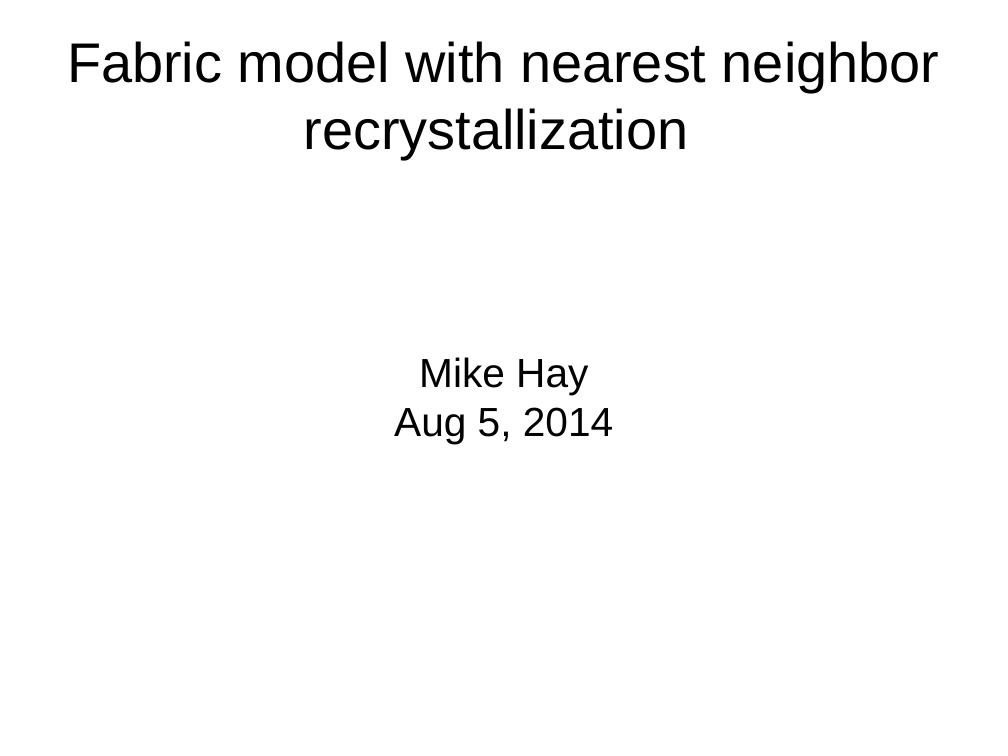
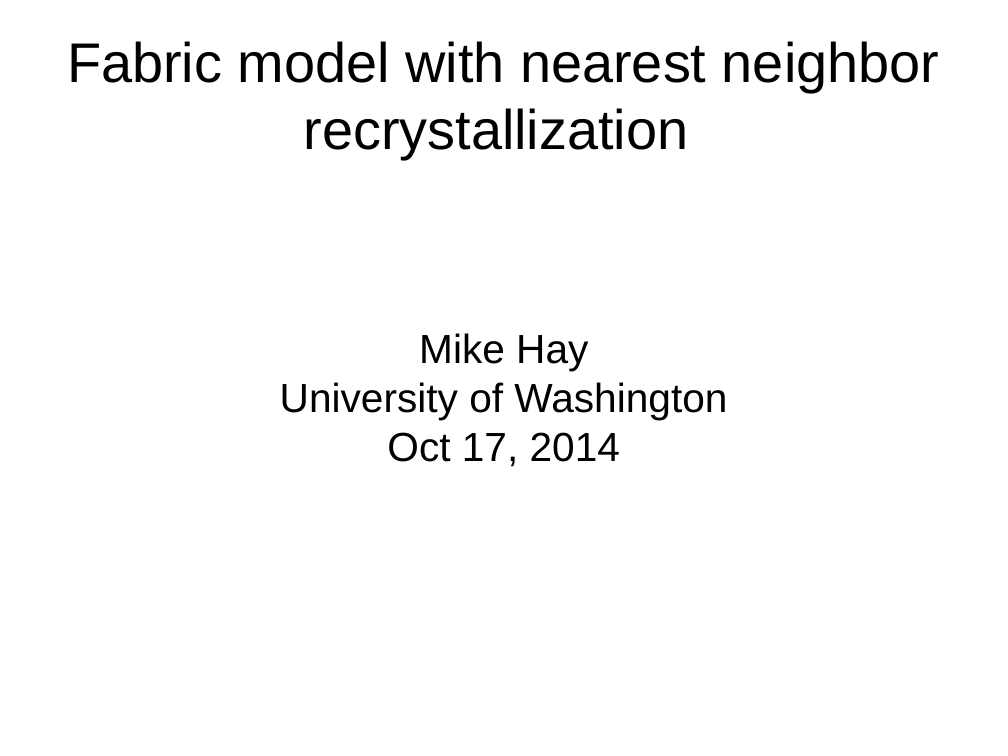
Before and after one commit to jokulhlaup/rbf, a slide deck: slide 1 of manus/glunch.odp. Drawn at 1008x756 pixels with LibreOffice and Linux fonts; fonts in the diff are those of the drawing. Boxes give left, top, right and bottom in pixels: in the first picture for what was removed or moved away, otherwise in the second. Text is boxed around its words. In the diff, an @@ line names an element or a change of style, - is before the commit and + after.

```diff
--- a/manus/glunch.odp
+++ b/manus/glunch.odp
@@ subtitle at (x1=280, y1=382, x2=727, y2=467): text changed @@
-Aug 5, 2014
+University of Washington
+Oct 17, 2014
```
Also in this commit, not shown: 2 other slides changed, 7 other files.
